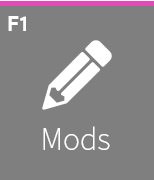
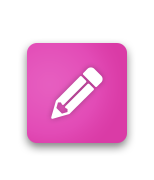
Comparing the layer stacks of the two 154 x 180 images. Changes:
painted on "icon" over [42, 40, 112, 119]
removed layer "F1" over [8, 16, 26, 31]
removed layer "Mods" over [43, 126, 110, 150]
removed layer "Rectangle 7" (was 50%) over [0, 6, 154, 180]
added layer "Rounded Rectangle 1" above "Rectangle 6" over [27, 43, 127, 143]
hid "Rectangle 6", painted on it over [0, 1, 154, 6]
